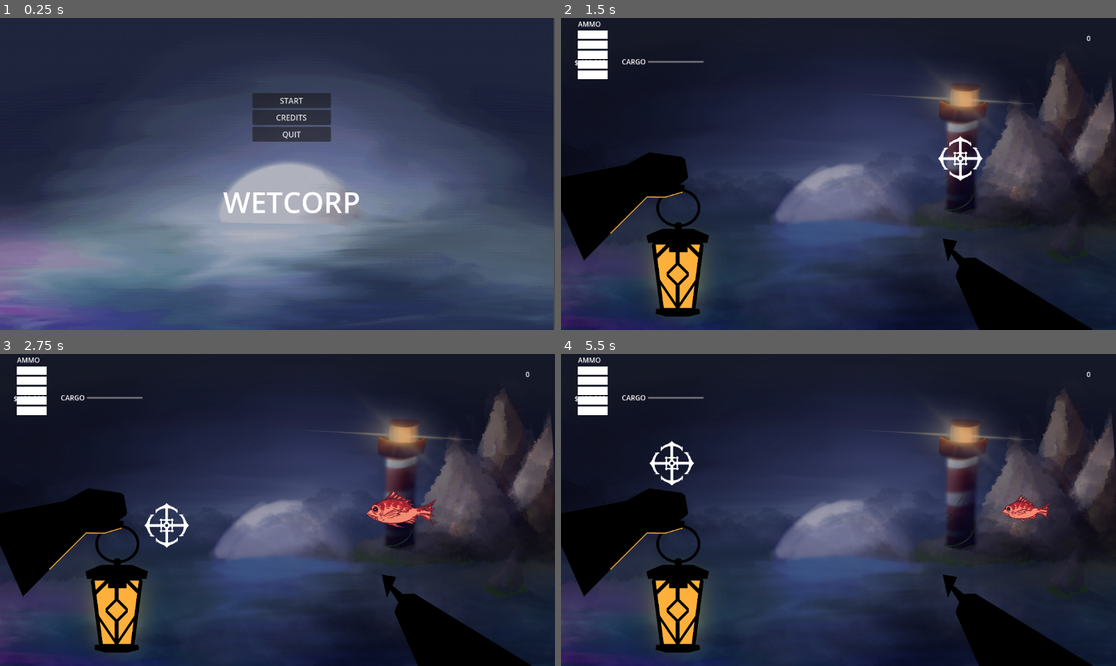
Above: before the commit, frames 1-4 (two rows, left to right).
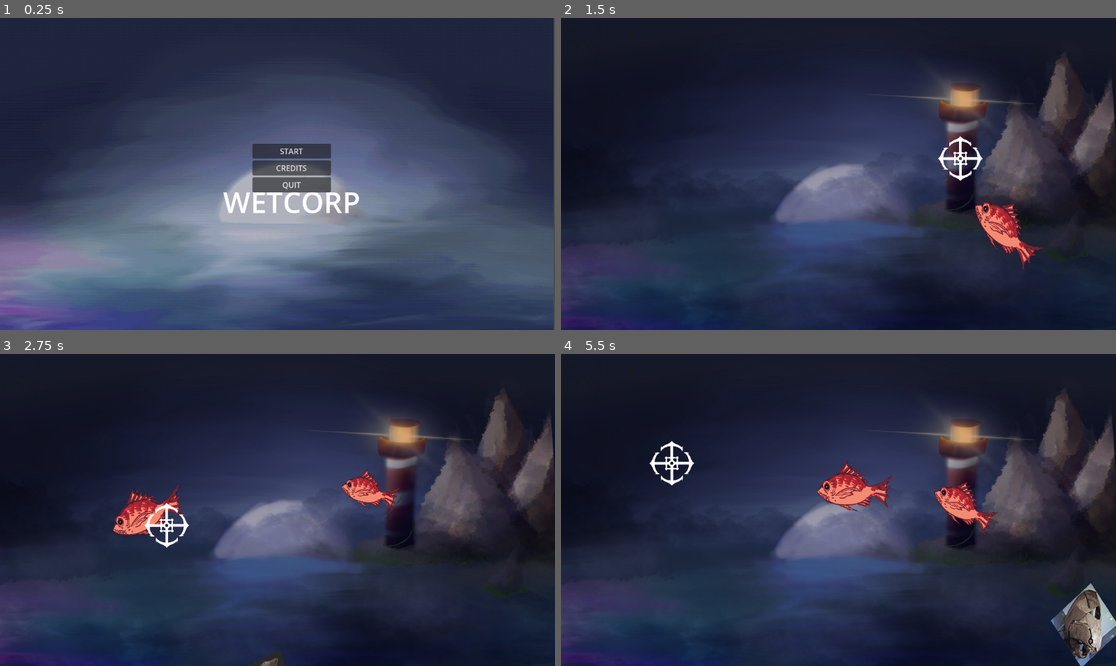
Above: after the commit, the same moments.

Repository: n5n6n7n8/gamedev-winter-2026
Game: Godot game, scene res://scenes/main_menu.tscn
Same seed, same stepped clock (60 frames per second), same inputs: the game is played once before the commit and once after it.
Inputs (mouse positions are in pixels of both pictures, inside the frame that each line leads up to):
- Up to frame 1 (0.25 s): no input
- Up to frame 2 (1.5 s): click "START" at 0.5 s; move the mouse to (960, 158) at 1.27 s; tap Space (Shoot) at 1.35 s
- Up to frame 3 (2.75 s): move the mouse to (166, 525) at 2.02 s; tap Space (Shoot) at 2.1 s
- Up to frame 4 (5.5 s): move the mouse to (894, 441) at 2.77 s; tap Space (Shoot) every 0.75 s from 2.85 to 5.1 s; move the mouse to (810, 572) at 3.52 s; move the mouse to (1005, 556) at 4.27 s; move the mouse to (672, 463) at 5.02 s

The runs differ from the first frame. In frame 1, 4.1% of the frame differs, in the area x 45-60%, y 24-56%; in frame 2, 12%; in frame 3, 13%; in frame 4, 15%, in the area x 0-100%, y 1-100%.

Commit message:
fish variations and move patterns
yes

Diff:
--- a/wet-corp/Scripts/FishMovement.gd
+++ b/wet-corp/Scripts/FishMovement.gd
@@ -2,10 +2,11 @@
 
 #@onready var parent = get_parent as PathFollow2D
 @export var fishspeed = -400
-var fishvel = Vector2(fishspeed, 0)
-# Called when the node enters the scene tree for the first time.
+var fishvel = null
+
+
 func _ready() -> void:
-	pass # Replace with function body.
+	fishvel = Vector2(fishspeed, 0)
 
 
 # Called every frame. 'delta' is the elapsed time since the previous frame.
--- a/wet-corp/Scripts/PlayerActions.gd
+++ b/wet-corp/Scripts/PlayerActions.gd
@@ -2,6 +2,8 @@
 
 var fishInRadius = false
 @export var isRhythm = false
+
+#var cash = get_node("/root/MainScene/MainHud/RichTextLabel")
 var currentMoney = 0
 # Called when the node enters the scene tree for the first time.
 func _ready() -> void:
--- a/wet-corp/Scripts/fish_generator.gd
+++ b/wet-corp/Scripts/fish_generator.gd
@@ -1,7 +1,9 @@
 extends Node2D
 
 var rng = RandomNumberGenerator.new()
-@onready var fish = preload("res://prefabs/fish.tscn")
+@onready var regfish = preload("res://prefabs/regfishpath.tscn")
+@onready var afish = preload("res://prefabs/armorpath.tscn")
+@onready var pfish = preload("res://prefabs/pufffishpath.tscn")
 @export var isRhythm = false
 # Called when the node enters the scene tree for the first time.
 func _ready() -> void:
@@ -10,16 +12,35 @@
 
 
 
+
 func _on_timer_timeout() -> void:
 
 	#spawn fish
-	var fishIns = fish.instantiate()
+	var fishIns = regfish.instantiate()
+
 	if(!isRhythm):
-		var toScale = rng.randf_range(0.65, 1.8)
-		fishIns.scale = Vector2(toScale,toScale)
-		fishIns.fishspeed = -400 * (toScale * 2)
+		var toScale = rng.randf_range(0.65, 1.0)
+		fishIns.get_node("PathFollow2D/Fish").scale = Vector2(toScale,toScale)
+		fishIns.get_node("PathFollow2D").speed = toScale - 0.4
 	add_child(fishIns)
 
 	# reset timer to time in between 1-3 sec
 	$Timer.wait_time = rng.randf_range(1.0, 5.0)
 	$Timer.start()
+	$Timer2.start()
+
+
+
+func _on_timer_2_timeout() -> void:
+	var pIns = pfish.instantiate()
+	add_child(pIns)
+	$Timer2.wait_time = rng.randf_range(2.0, 6.0)
+	$Timer2.start()
+	$Timer3.start()
+
+
+func _on_timer_3_timeout() -> void:
+	var aIns = afish.instantiate()
+	add_child(aIns)
+	$Timer3.wait_time = rng.randf_range(5.0, 10.0)
+	$Timer3.start()
--- /dev/null
+++ b/wet-corp/prefabs/armorpath.tscn
@@ -0,0 +1,33 @@
+[gd_scene load_steps=5 format=3 uid="uid://b2dn7ignnskmf"]
+
+[ext_resource type="Script" uid="uid://dqyeolh5gwhlp" path="res://scenes/path_follow_2d.gd" id="1_biteo"]
+[ext_resource type="Texture2D" uid="uid://ch10tpfuk7bra" path="res://assets/armortemp.jpeg" id="2_biteo"]
+
+[sub_resource type="Curve2D" id="Curve2D_gubc5"]
+_data = {
+"points": PackedVector2Array(0, 0, 0, 0, 1190, 682, 0, 0, 0, 0, 1158.7283, 653.4514, 50.278854, 41.22827, -50.278854, -41.22827, 912.6592, 337.83365, 58.343895, 18.037561, -58.343895, -18.037561, 718.9257, 222.92424, 94.57924, -15.633324, -94.57924, 15.633324, 459.0841, 221.39212, 98.14827, -34.244423, -98.14827, 34.244423, 300.241, 259.69525, 41.936077, -46.899967, -41.936077, 46.899967, 118.443695, 428.9951, 0, 0, 0, 0, -33, 663)
+}
+point_count = 8
+
+[sub_resource type="RectangleShape2D" id="RectangleShape2D_2trpw"]
+size = Vector2(141.5, 80)
+
+[node name="Path2D" type="Path2D"]
+scale = Vector2(1.0891252, 1.3053763)
+curve = SubResource("Curve2D_gubc5")
+
+[node name="PathFollow2D" type="PathFollow2D" parent="."]
+position = Vector2(1190, 682)
+rotation = -2.4016852
+script = ExtResource("1_biteo")
+
+[node name="Sprite2D" type="Sprite2D" parent="PathFollow2D"]
+position = Vector2(-0.3388157, -0.45142716)
+scale = Vector2(0.4, 0.457)
+texture = ExtResource("2_biteo")
+flip_v = true
+
+[node name="Area2D" type="Area2D" parent="PathFollow2D"]
+
+[node name="CollisionShape2D" type="CollisionShape2D" parent="PathFollow2D/Area2D"]
+shape = SubResource("RectangleShape2D_2trpw")
--- a/wet-corp/prefabs/fish.tscn
+++ b/wet-corp/prefabs/fish.tscn
@@ -1,6 +1,5 @@
-[gd_scene load_steps=4 format=3 uid="uid://c12d6htyqn64x"]
+[gd_scene load_steps=3 format=3 uid="uid://c12d6htyqn64x"]
 
-[ext_resource type="Script" uid="uid://bldhab82p0mam" path="res://Scripts/FishMovement.gd" id="1_8g0i4"]
 [ext_resource type="Texture2D" uid="uid://dcxmriugoxei3" path="res://assets/redsnapper.png" id="2_nub35"]
 
 [sub_resource type="RectangleShape2D" id="RectangleShape2D_7ykc4"]
@@ -8,12 +7,11 @@
 
 [node name="Fish" type="CharacterBody2D"]
 z_index = 3
-script = ExtResource("1_8g0i4")
 
 [node name="Sprite2D" type="Sprite2D" parent="."]
 scale = Vector2(0.175, 0.2)
 texture = ExtResource("2_nub35")
-flip_h = true
+flip_v = true
 
 [node name="Area2D" type="Area2D" parent="."]
 
--- /dev/null
+++ b/wet-corp/prefabs/pufffishpath.tscn
@@ -0,0 +1,35 @@
+[gd_scene load_steps=5 format=3 uid="uid://bcmucj024dx0w"]
+
+[ext_resource type="Script" uid="uid://dqyeolh5gwhlp" path="res://scenes/path_follow_2d.gd" id="1_23d5e"]
+[ext_resource type="Texture2D" uid="uid://hc24qy2ic03k" path="res://assets/pufftemp.png" id="2_23d5e"]
+
+[sub_resource type="Curve2D" id="Curve2D_gubc5"]
+_data = {
+"points": PackedVector2Array(0, 0, 0, 0, 516.0105, 595.2307, -5.3959517, 55.95402, 5.3959517, -55.95402, 461.83862, 416.7381, 3.083401, 70.10332, -3.083401, -70.10332, 537.1284, 250.5025, 0, 47.593075, 0, -47.593075, 471.0203, 69.7117, 0, 0, 0, 0, 549.0646, -132.52884)
+}
+point_count = 5
+
+[sub_resource type="RectangleShape2D" id="RectangleShape2D_whhvx"]
+size = Vector2(141.5, 80)
+
+[node name="Path2D" type="Path2D"]
+position = Vector2(-3, 0)
+scale = Vector2(1.0891252, 1.3053763)
+curve = SubResource("Curve2D_gubc5")
+
+[node name="PathFollow2D" type="PathFollow2D" parent="."]
+position = Vector2(516.0105, 595.2307)
+rotation = -2.0232742
+script = ExtResource("1_23d5e")
+speed = 0.3
+
+[node name="Sprite2D" type="Sprite2D" parent="PathFollow2D"]
+position = Vector2(-1.090348, 0.49087113)
+scale = Vector2(0.1, 0.114)
+texture = ExtResource("2_23d5e")
+flip_v = true
+
+[node name="Area2D" type="Area2D" parent="PathFollow2D"]
+
+[node name="CollisionShape2D" type="CollisionShape2D" parent="PathFollow2D/Area2D"]
+shape = SubResource("RectangleShape2D_whhvx")
--- /dev/null
+++ b/wet-corp/prefabs/regfishpath.tscn
@@ -0,0 +1,22 @@
+[gd_scene load_steps=4 format=3 uid="uid://dg1fgera6hcr"]
+
+[ext_resource type="Script" uid="uid://dqyeolh5gwhlp" path="res://scenes/path_follow_2d.gd" id="1_dxc1l"]
+[ext_resource type="PackedScene" uid="uid://c12d6htyqn64x" path="res://prefabs/fish.tscn" id="2_8si4h"]
+
+[sub_resource type="Curve2D" id="Curve2D_gubc5"]
+_data = {
+"points": PackedVector2Array(0, 0, 0, 0, 1190, 682, 0, 0, 0, 0, 1158.7283, 653.4514, 50.278854, 41.22827, -50.278854, -41.22827, 912.6592, 337.83365, 58.343895, 18.037561, -58.343895, -18.037561, 718.9257, 222.92424, 94.57924, -15.633324, -94.57924, 15.633324, 459.0841, 221.39212, 98.14827, -34.244423, -98.14827, 34.244423, 300.241, 259.69525, 41.936077, -46.899967, -41.936077, 46.899967, 118.443695, 428.9951, 0, 0, 0, 0, -33, 663)
+}
+point_count = 8
+
+[node name="Path2D" type="Path2D"]
+scale = Vector2(1.0891252, 1.3053763)
+curve = SubResource("Curve2D_gubc5")
+
+[node name="PathFollow2D" type="PathFollow2D" parent="."]
+position = Vector2(1190, 682)
+rotation = -2.4016852
+script = ExtResource("1_dxc1l")
+speed = 0.3
+
+[node name="Fish" parent="PathFollow2D" instance=ExtResource("2_8si4h")]
--- a/wet-corp/scenes/UI/main_hud.tscn
+++ b/wet-corp/scenes/UI/main_hud_resized.tscn
@@ -20,9 +20,9 @@
 anchors_preset = 1
 anchor_left = 1.0
 anchor_right = 1.0
-offset_left = -91.0
+offset_left = 356.0
 offset_top = 20.0
-offset_right = -18.0
+offset_right = 429.0
 offset_bottom = 43.0
 grow_horizontal = 0
 text = "$ 100,000"
@@ -34,10 +34,10 @@
 anchor_top = 0.5
 anchor_right = 1.0
 anchor_bottom = 0.5
-offset_left = -83.0
-offset_top = -69.5
-offset_right = -10.0
-offset_bottom = 69.5
+offset_left = 113.0
+offset_top = 74.0
+offset_right = 186.0
+offset_bottom = 213.0
 grow_horizontal = 0
 grow_vertical = 2
 size_flags_vertical = 3
--- a/wet-corp/scenes/UI/main_menu_UI.tscn
+++ b/wet-corp/scenes/UI/main_menu_UI.tscn
@@ -18,14 +18,16 @@
 anchor_top = 0.5
 anchor_right = 0.5
 anchor_bottom = 0.5
-offset_left = -142.5
-offset_top = -41.5
-offset_right = 142.5
-offset_bottom = 41.5
+offset_left = -142.0
+offset_top = -41.0
+offset_right = 143.0
+offset_bottom = 42.0
 grow_horizontal = 2
 grow_vertical = 2
 theme_override_font_sizes/font_size = 60
 text = "WETCORP"
+horizontal_alignment = 1
+vertical_alignment = 1
 
 [node name="VBoxContainer" type="VBoxContainer" parent="."]
 layout_mode = 1
@@ -34,10 +36,10 @@
 anchor_top = 1.0
 anchor_right = 0.5
 anchor_bottom = 1.0
-offset_left = -81.5
-offset_top = -225.0
-offset_right = 81.5
-offset_bottom = -124.0
+offset_left = -81.0
+offset_top = -120.0
+offset_right = 82.0
+offset_bottom = -19.0
 grow_horizontal = 2
 grow_vertical = 0
 metadata/_edit_group_ = true
--- a/wet-corp/scenes/main_scene.tscn
+++ b/wet-corp/scenes/main_scene.tscn
@@ -4,16 +4,11 @@
 [ext_resource type="Texture2D" uid="uid://8d2tn4jarxf6" path="res://assets/image.jpg" id="1_rt2n2"]
 [ext_resource type="Script" uid="uid://mrfdnvo6mgd0" path="res://Scripts/fish_generator.gd" id="2_c16ls"]
 [ext_resource type="Texture2D" uid="uid://blqy2nhfha8vo" path="res://assets/anchor_crosshair_light.png" id="2_pw63i"]
-[ext_resource type="PackedScene" uid="uid://dcqqys7vgwqw3" path="res://scenes/UI/main_hud.tscn" id="5_gubc5"]
+[ext_resource type="PackedScene" uid="uid://bx4h7m7lqk8vw" path="res://scenes/UI/main_hud_resized.tscn" id="5_gubc5"]
+[ext_resource type="PackedScene" uid="uid://dg1fgera6hcr" path="res://prefabs/regfishpath.tscn" id="5_rt2n2"]
 
 [sub_resource type="RectangleShape2D" id="RectangleShape2D_pw63i"]
 size = Vector2(93, 92.5)
-
-[sub_resource type="Curve2D" id="Curve2D_gubc5"]
-_data = {
-"points": PackedVector2Array(0, 0, 0, 0, 1190, 682, 0, 0, 0, 0, 1158.7283, 653.4514, 0, 0, 0, 0, 974, 414, 0, 0, 0, 0, 827, 280, 0, 0, 0, 0, 732, 235, 0, 0, 0, 0, 658, 222, 0, 0, 0, 0, 502, 217, 0, 0, 0, 0, 317, 256, 0, 0, 0, 0, 120, 434, 0, 0, 0, 0, -33, 663)
-}
-point_count = 10
 
 [node name="MainScene" type="Node2D"]
 editor_description = "1920x1080"
@@ -24,11 +19,15 @@
 texture = ExtResource("1_rt2n2")
 
 [node name="FishGenerator" type="Node2D" parent="."]
-position = Vector2(1300, 320)
+position = Vector2(5, -5)
 script = ExtResource("2_c16ls")
 
 [node name="Timer" type="Timer" parent="FishGenerator"]
 process_callback = 0
+
+[node name="Timer2" type="Timer" parent="FishGenerator"]
+
+[node name="Timer3" type="Timer" parent="FishGenerator"]
 
 [node name="Crosshair" type="Area2D" parent="."]
 z_index = 5
@@ -42,29 +41,16 @@
 [node name="CollisionShape2D" type="CollisionShape2D" parent="Crosshair"]
 shape = SubResource("RectangleShape2D_pw63i")
 
+[node name="Path2D" parent="." instance=ExtResource("5_rt2n2")]
+position = Vector2(-62, 0)
+
 [node name="MainHud" parent="." instance=ExtResource("5_gubc5")]
-z_index = 5
-offset_left = 110.00001
-offset_top = 64.0
-offset_right = 110.00001
-offset_bottom = 64.0
-scale = Vector2(0.9, 0.9)
-
-[node name="RichTextLabel" type="RichTextLabel" parent="MainHud"]
-layout_mode = 0
-offset_left = 1090.0
-offset_top = -35.555557
-offset_right = 1130.0
-offset_bottom = 4.4444427
-text = "0"
-
-[node name="Path2D" type="Path2D" parent="."]
-position = Vector2(-62, 0)
-scale = Vector2(1.0891252, 1.3053763)
-curve = SubResource("Curve2D_gubc5")
-
-[node name="PathFollow2D" type="PathFollow2D" parent="Path2D"]
-position = Vector2(1190, 682)
-rotation = -2.4016852
+visible = false
+offset_left = 92.0
+offset_top = -2.0
+offset_right = 92.0
+offset_bottom = -2.0
 
 [connection signal="timeout" from="FishGenerator/Timer" to="FishGenerator" method="_on_timer_timeout"]
+[connection signal="timeout" from="FishGenerator/Timer2" to="FishGenerator" method="_on_timer_2_timeout"]
+[connection signal="timeout" from="FishGenerator/Timer3" to="FishGenerator" method="_on_timer_3_timeout"]
--- /dev/null
+++ b/wet-corp/scenes/path_follow_2d.gd
@@ -0,0 +1,9 @@
+extends PathFollow2D
+
+@export var speed : float = 0.1
+# Called when the node enters the scene tree for the first time.
+
+
+# Called every frame. 'delta' is the elapsed time since the previous frame.
+func _physics_process(delta: float) -> void:
+	progress_ratio += delta * speed
Binary file added: wet-corp/assets/armortemp.jpeg
Not shown, added: wet-corp/assets/armortemp.jpeg.import
Binary file added: wet-corp/assets/pufftemp.png
Not shown, added: wet-corp/assets/pufftemp.png.import
Not shown: 2 places in wet-corp/scenes/UI/main_hud_resized.tscn that only renumber resources
Not shown, added: wet-corp/scenes/path_follow_2d.gd.uid
Not shown, changed: wet-corp/.DS_Store
Not shown, added: wet-corp/assets/.DS_Store
